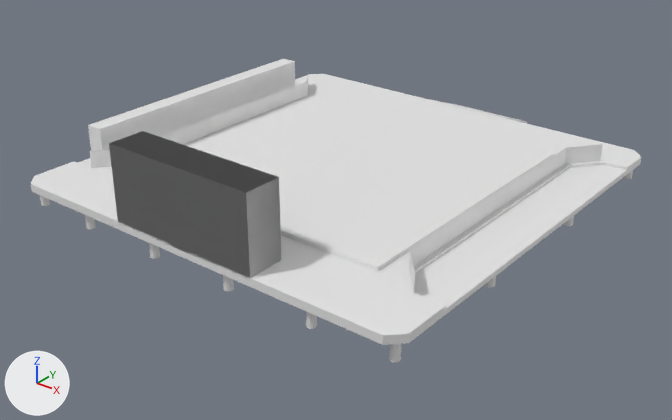
Two versions of the Blender file blender/resonANCE.blend, one commit apart.
Rendered twice from a 50 mm camera at (28.6, -26.6, 21.4) aimed at (-0.1, 9.4, -0.9). The lights are fixed; the arrows at lower left show +X, +Y and +Z. The older version comes first.
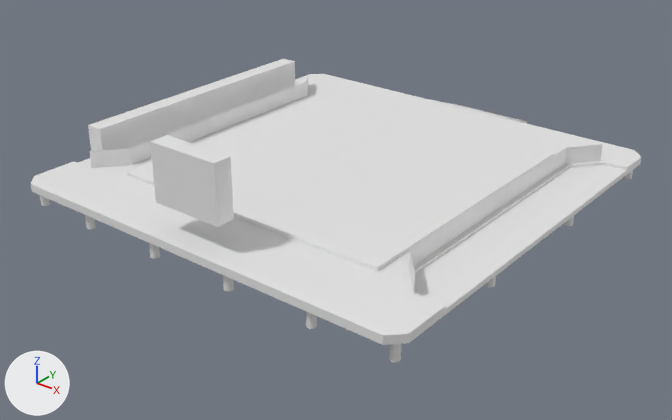
Commit message: feat: dance floor model

Boxes (x1, y1, x2, y2) around the edits, measured in the pictures (672 x 420 px):
'HypeMeter', added: after (150, 135, 234, 227)
part 1 of me_cube_001, deleted: before (109, 131, 281, 280)

The change in detail:
me_cube_001 is used by ob_floor; location (0.0, 10.0, 1.5).
me_cube_001 had 284 vertices, 173 faces, 8 loose edges and spanned x -12.0..4.3, y -12.0..15.8, z -1.5..4.0.
me_cube_001 now has 277 vertices, 167 faces, 9 loose edges and spans x -12.0..0.0, y -12.0..15.8, z -1.5..1.3.
me_cube_001 part 1: the loose piece of 8 vertices spanning x -4.3..4.3, y -12.0..-10.0, z -0.1..4.0 is deleted.
Other edits to the shape of me_cube_001 do not show in these pictures.
Mesh me_cube_013 is new.
It has 36 vertices, 34 faces and spans x -2.0..1.99, y -0.5..0.5, z -1.3..1.7.
Object 'HypeMeter' (ob_hypemeter) is new; it shows me_cube_013.
Its location is (0.0, -1.0, 4.3).
